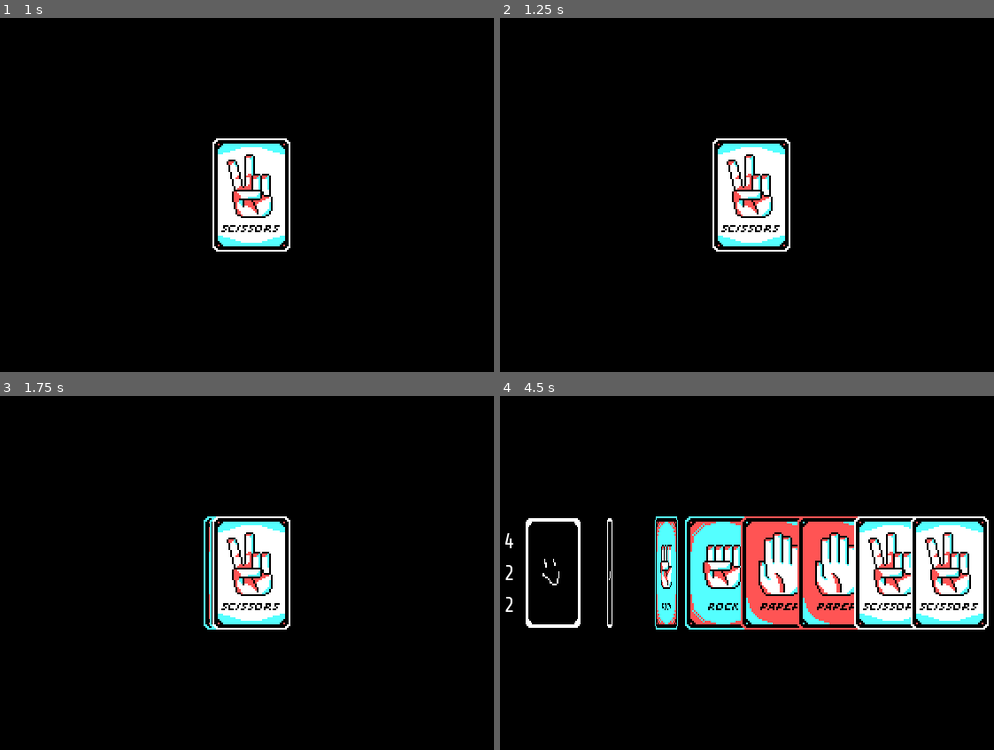
Above: before the commit, frames 1-4 (two rows, left to right).
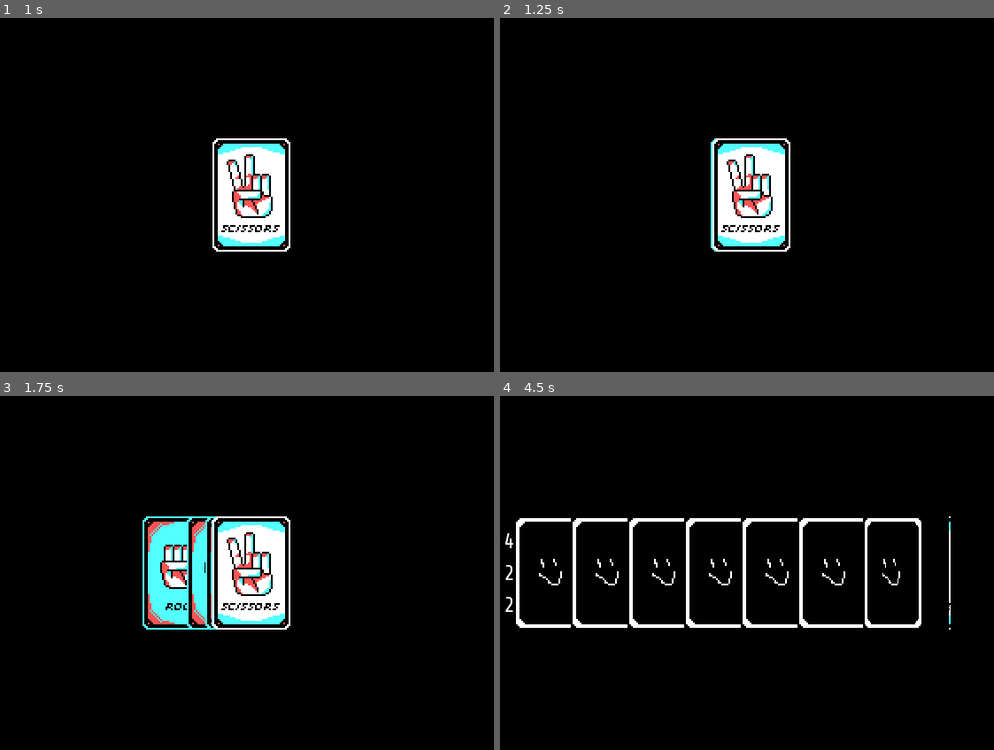
Above: after the commit, the same moments.

Repository: enunezs/EC2020GameJam
Game: Godot game, scene res://Game.tscn
Same seed, same stepped clock (60 frames per second), same inputs: the game is played once before the commit and once after it.
Inputs (mouse positions are in pixels of both pictures, inside the frame that each line leads up to):
- Up to frame 1 (1 s): tap Enter at 0.5 s; click (251, 195) at 0.67 s
- Up to frame 2 (1.25 s): no input
- Up to frame 3 (1.75 s): tap Space at 1.25 s; click (251, 573) at 1.42 s
- Up to frame 4 (4.5 s): move the mouse to (747, 573) at 2.02 s; click (747, 573) at 2.17 s; move the mouse to (727, 573) at 2.77 s; click (727, 573) at 2.92 s; move the mouse to (781, 573) at 3.52 s; click (781, 573) at 3.67 s; move the mouse to (835, 573) at 4.27 s; click (835, 573) at 4.42 s

Frame 1 is identical in both runs. In frame 2, 0.1% of the frame differs, in the area x 42-44%, y 34-66%; in frame 3, 3.4%; in frame 4, 19%, in the area x 3-99%, y 34-66%.

Commit message:
Fixed animations and small icons

Diff:
--- a/Cards/CardBase.tscn
+++ b/Cards/CardBase.tscn
@@ -11,7 +11,7 @@
 
 [sub_resource type="Animation" id=2]
 resource_name = "Flip"
-length = 0.6
+length = 0.4
 tracks/0/type = "value"
 tracks/0/path = NodePath("Sprite:scale")
 tracks/0/interp = 2
@@ -19,7 +19,7 @@
 tracks/0/imported = false
 tracks/0/enabled = true
 tracks/0/keys = {
-"times": PoolRealArray( 0, 0.3, 0.6 ),
+"times": PoolRealArray( 0, 0.2, 0.4 ),
 "transitions": PoolRealArray( 1, 1, 1 ),
 "update": 0,
 "values": [ Vector2( 1, 1 ), Vector2( 0, 1 ), Vector2( 1, 1 ) ]
@@ -39,9 +39,37 @@
 } ]
 }
 
+[sub_resource type="Animation" id=3]
+resource_name = "FloatDown"
+length = 0.3
+tracks/0/type = "value"
+tracks/0/path = NodePath("Sprite:scale")
+tracks/0/interp = 2
+tracks/0/loop_wrap = true
+tracks/0/imported = false
+tracks/0/enabled = true
+tracks/0/keys = {
+"times": PoolRealArray( 0, 0.3 ),
+"transitions": PoolRealArray( 1.86607, 1 ),
+"update": 0,
+"values": [ Vector2( 1.4, 1.4 ), Vector2( 1, 1 ) ]
+}
+tracks/1/type = "value"
+tracks/1/path = NodePath("Sprite:modulate")
+tracks/1/interp = 1
+tracks/1/loop_wrap = true
+tracks/1/imported = false
+tracks/1/enabled = true
+tracks/1/keys = {
+"times": PoolRealArray( 0, 0.3 ),
+"transitions": PoolRealArray( 1, 1 ),
+"update": 0,
+"values": [ Color( 1, 1, 1, 0 ), Color( 1, 1, 1, 1 ) ]
+}
+
 [sub_resource type="Animation" id=4]
-resource_name = "FloatDown"
-length = 0.6
+resource_name = "FloatUp"
+length = 0.4
 tracks/0/type = "value"
 tracks/0/path = NodePath("Sprite:scale")
 tracks/0/interp = 2
@@ -49,10 +77,10 @@
 tracks/0/imported = false
 tracks/0/enabled = true
 tracks/0/keys = {
-"times": PoolRealArray( 0, 0.6 ),
-"transitions": PoolRealArray( 1.86607, 1 ),
-"update": 0,
-"values": [ Vector2( 1.4, 1.4 ), Vector2( 1, 1 ) ]
+"times": PoolRealArray( 0, 0.4 ),
+"transitions": PoolRealArray( 1, 1.86607 ),
+"update": 0,
+"values": [ Vector2( 1, 1 ), Vector2( 1.4, 1.4 ) ]
 }
 tracks/1/type = "value"
 tracks/1/path = NodePath("Sprite:modulate")
@@ -61,41 +89,13 @@
 tracks/1/imported = false
 tracks/1/enabled = true
 tracks/1/keys = {
-"times": PoolRealArray( 0, 0.6 ),
-"transitions": PoolRealArray( 1, 1 ),
-"update": 0,
-"values": [ Color( 1, 1, 1, 0 ), Color( 1, 1, 1, 1 ) ]
+"times": PoolRealArray( 0, 0.4 ),
+"transitions": PoolRealArray( 1, 1 ),
+"update": 0,
+"values": [ Color( 1, 1, 1, 1 ), Color( 1, 1, 1, 0 ) ]
 }
 
 [sub_resource type="Animation" id=5]
-resource_name = "FloatUp"
-length = 0.6
-tracks/0/type = "value"
-tracks/0/path = NodePath("Sprite:scale")
-tracks/0/interp = 2
-tracks/0/loop_wrap = true
-tracks/0/imported = false
-tracks/0/enabled = true
-tracks/0/keys = {
-"times": PoolRealArray( 0, 0.5 ),
-"transitions": PoolRealArray( 1, 1.86607 ),
-"update": 0,
-"values": [ Vector2( 1, 1 ), Vector2( 1.4, 1.4 ) ]
-}
-tracks/1/type = "value"
-tracks/1/path = NodePath("Sprite:modulate")
-tracks/1/interp = 1
-tracks/1/loop_wrap = true
-tracks/1/imported = false
-tracks/1/enabled = true
-tracks/1/keys = {
-"times": PoolRealArray( 0, 0.5 ),
-"transitions": PoolRealArray( 1, 1 ),
-"update": 0,
-"values": [ Color( 1, 1, 1, 1 ), Color( 1, 1, 1, 0 ) ]
-}
-
-[sub_resource type="Animation" id=6]
 resource_name = "Hover"
 length = 0.15
 step = 0.05
@@ -148,8 +148,7 @@
 "values": [ Vector2( 1, 1 ), Vector2( 1.1, 1.1 ) ]
 }
 
-[sub_resource type="Animation" id=3]
-resource_name = "Idle"
+[sub_resource type="Animation" id=6]
 length = 0.1
 tracks/0/type = "value"
 tracks/0/path = NodePath("Sprite:scale")
@@ -228,6 +227,7 @@
 texture = ExtResource( 4 )
 
 [node name="CollisionShape2D" type="CollisionShape2D" parent="."]
+visible = false
 shape = SubResource( 1 )
 
 [node name="Tween" type="Tween" parent="."]
@@ -236,10 +236,10 @@
 
 [node name="AnimationPlayer" type="AnimationPlayer" parent="."]
 anims/Flip = SubResource( 2 )
-anims/FloatDown = SubResource( 4 )
-anims/FloatUp = SubResource( 5 )
-anims/Hover = SubResource( 6 )
-anims/Idle = SubResource( 3 )
+anims/FloatDown = SubResource( 3 )
+anims/FloatUp = SubResource( 4 )
+anims/Hover = SubResource( 5 )
+anims/Idle = SubResource( 6 )
 anims/Un-hover = SubResource( 7 )
 [connection signal="mouse_entered" from="." to="." method="_on_CardBase_mouse_entered"]
 [connection signal="mouse_exited" from="." to="." method="_on_CardBase_mouse_exited"]
--- a/MainGame.gd
+++ b/MainGame.gd
@@ -69,14 +69,14 @@
 	#Build deck from intial settings and show at center
 	generate_deck(deck_rock, deck_paper, deck_scissors)
 	#yield(set_deck_position(main_deck,n_start_cards),"completed")
-	yield(get_tree().create_timer(1), "timeout")
+	yield(get_tree().create_timer(0.7), "timeout")
 
 
 	#TODO: Appear from out of screen FACEDOWN
 
 	#Display the deck
 	yield(display_deck(),"completed")
-	yield(get_tree().create_timer(1), "timeout")
+	yield(get_tree().create_timer(0.5), "timeout")
 
 	#TODO: Update counter!
 	n_ui_canvas.update_counter(count_cards())
@@ -119,12 +119,6 @@
 
 	CPU_pick()
 
-#runs start animations and setup
-
-func start_anim():
-	pass
-
-
 
 
 
@@ -143,7 +137,7 @@
 	else:
 		#Fight
 		cpu_card.face_up()
-		yield(get_tree().create_timer(1), "timeout")
+		yield(get_tree().create_timer(0.5), "timeout")
 
 
 		var result = battle_cards(player_card, cpu_card)
Binary file added: Cards/Sprites/ICON HAND-1.png.png
Not shown, added: Cards/Sprites/ICON HAND-1.png.png.import
Binary file added: Cards/Sprites/ICON PUNCH-1.png.png
Not shown, added: Cards/Sprites/ICON PUNCH-1.png.png.import
Binary file added: Cards/Sprites/ICON SCISSORS-1.png.png
Not shown, added: Cards/Sprites/ICON SCISSORS-1.png.png.import
Not shown, added: Image.bmp.import
